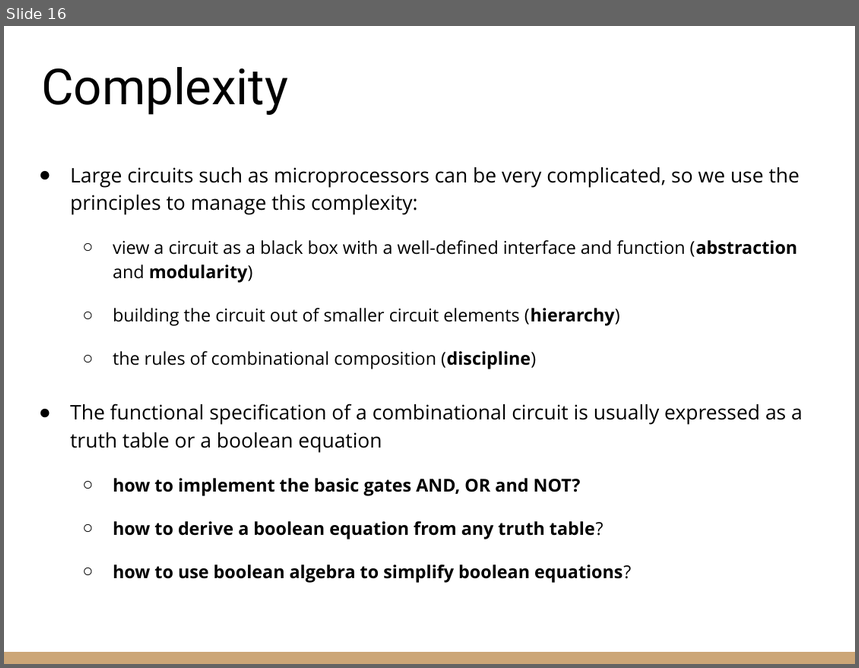
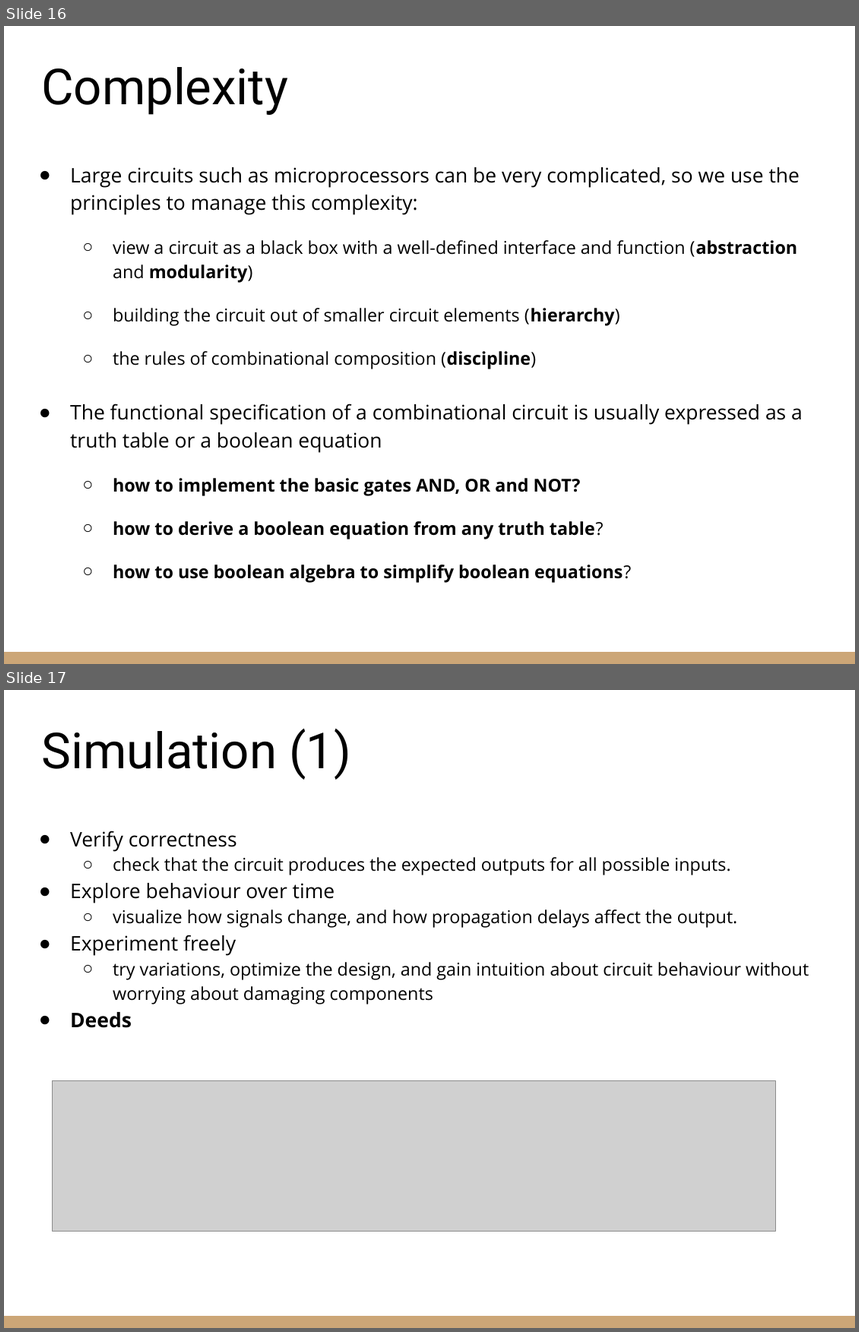
Before and after one commit to riccardoberta/esd, a slide deck: 03 - Logic Gates and Circuits/slides.pptx. Shown one above the other, each under a label of ours: slide 16 before the commit, slides 16 and 17 after it. The pictures are 859x668 and 859x1332 pixels, drawn with LibreOffice and Linux fonts; fonts in the diff are those of the drawing; grey boxes stand for pictures. Boxes give left, top, right and bottom in pixels: in the first picture for what was removed or moved away, otherwise in the second. Text is boxed around its words. In the diff, an @@ line names an element or a change of style, - is before the commit and + after.

Commit message:
deeds

```diff
--- a/03 - Logic Gates and Circuits/slides.pptx
+++ b/03 - Logic Gates and Circuits/slides.pptx
@@ slide 17 added at box(4, 690, 855, 1328), background #FFFFFF; not listed: 1 template element that a slide beside it also shows @@
@@ title added at box(41, 728, 351, 780), 42 pt, text #000000 @@
+Simulation (1)
@@ text added at box(70, 831, 809, 1028), 15 pt, text #000000 @@
+● Verify correctness
+  ○ check that the circuit produces the expected outputs for all possible inputs.
+● Explore behaviour over time
+  ○ visualize how signals change, and how propagation delays affect the output.
+● Experiment freely
+  ○ try variations, optimize the design, and gain intuition about circuit behaviour without worrying about damaging components
+● Deeds
@@ picture added at box(52, 1081, 775, 1232) @@
```
Also in this commit, not shown: 1 slide changed, 1 other slide added, 2 other files.
